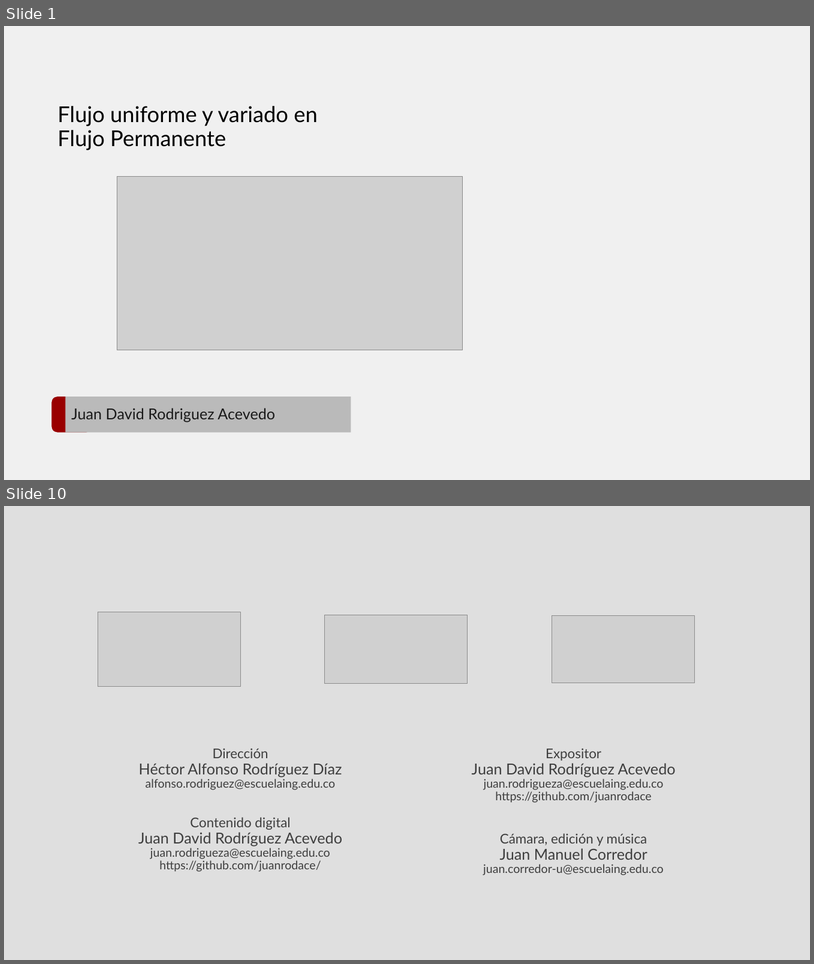
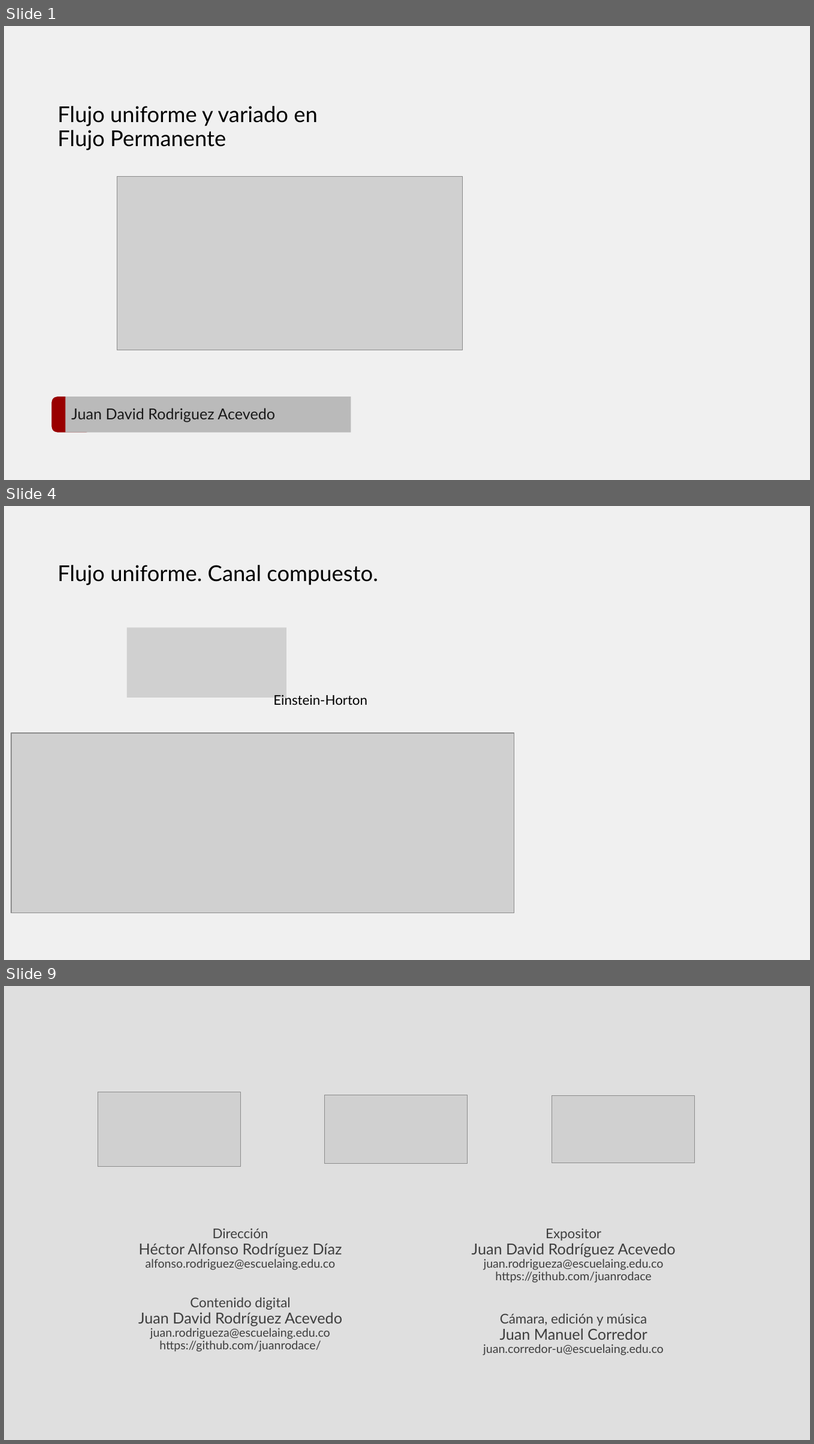
Before and after one commit to juanrodace/J.HRAS, a slide deck: Section01/VariedFlow/HRAS.S1.VF.pptx. Shown one above the other, each under a label of ours: slides 1 and 10 before the commit, slides 1, 4 and 9 after it; the slides between them are not shown. The pictures are 814x964 and 814x1444 pixels, drawn with LibreOffice and Linux fonts; fonts in the diff are those of the drawing; grey boxes stand for pictures; background and template pictures are left out. Boxes give left, top, right and bottom in pixels: in the first picture for what was removed or moved away, otherwise in the second. Text is boxed around its words. In the diff, an @@ line names an element or a change of style, - is before the commit and + after.

```diff
--- a/Section01/VariedFlow/HRAS.S1.VF.pptx
+++ b/Section01/VariedFlow/HRAS.S1.VF.pptx
@@ slide 4 added at bbox=[4, 506, 810, 960], background #F0F0F0 @@
@@ title added at bbox=[57, 565, 378, 585], 26 pt, text #000000 @@
+Flujo uniforme. Canal compuesto.
@@ picture added at bbox=[127, 628, 287, 698] @@
@@ text added at bbox=[273, 694, 368, 705], 16 pt, text #000000 @@
+Einstein-Horton
@@ picture added at bbox=[11, 733, 515, 913] @@
@@ what was slide 10 is now slide 9 @@
```
Also in this commit, not shown: 2 slides changed, 4 other slides added, 6 slides removed.
